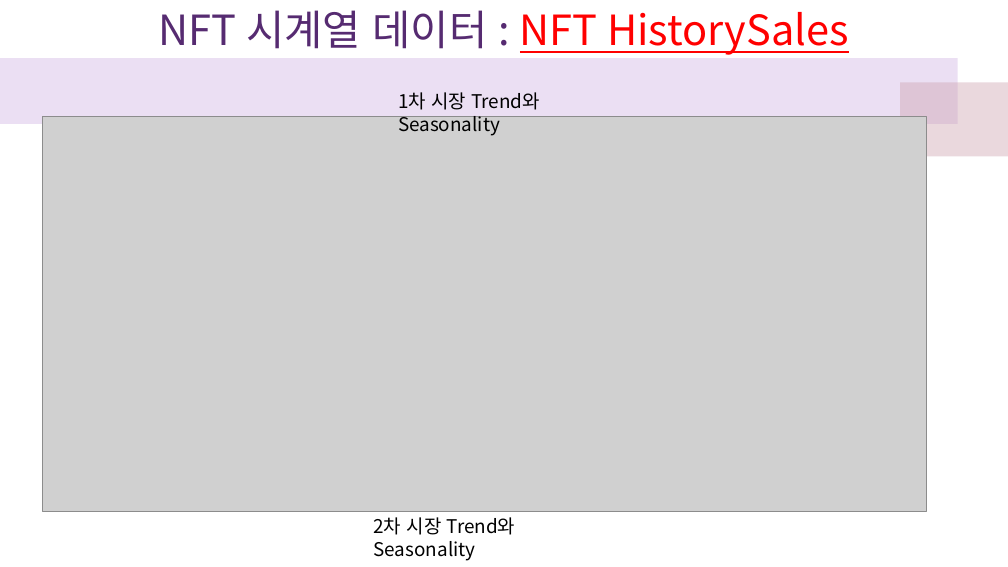
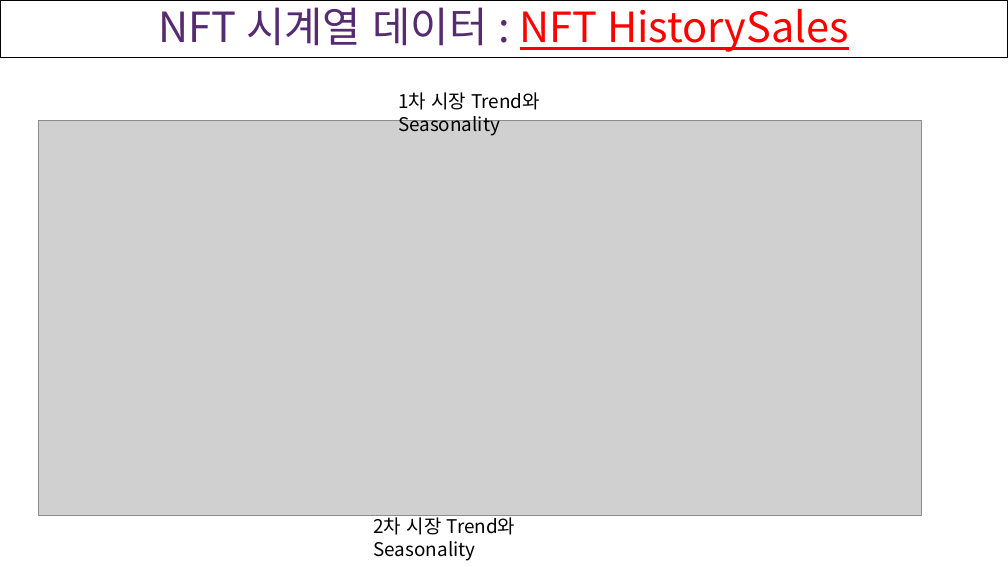
Before and after one commit to cgw03Lau/DAP__, a slide deck: slide 6 of DAP_Project/데분프 발표.pptx (slide 7 before the commit). Drawn at 1008x567 pixels with LibreOffice and Linux fonts; fonts in the diff are those of the drawing; grey boxes stand for pictures. Boxes give left, top, right and bottom in pixels: in the first picture for what was removed or moved away, otherwise in the second. Text is boxed around its words. In the diff, an @@ line names an element or a change of style, - is before the commit and + after.

```diff
--- a/DAP_Project/데분프 발표.pptx
+++ b/DAP_Project/데분프 발표.pptx
@@ rectangle "NFT 시계열 데이터 : NFT ..." at box(0, 0, 1008, 57): line spacing 1 to 0.9; outline #FFFFFF 0.75 pt to #000000 0.75 pt @@
@@ rectangle removed at box(0, 0, 268, 45) @@
@@ rectangle removed at box(197, 0, 411, 45) @@
@@ rectangle removed at box(0, 33, 958, 124) @@
@@ rectangle removed at box(901, 82, 1008, 157) @@
@@ picture: place and size @@
-picture at box(42, 116, 926, 511)
+picture at box(39, 120, 923, 515)
```
Also in this commit, not shown: 13 other slides changed, 1 slide added, 1 slide removed.
